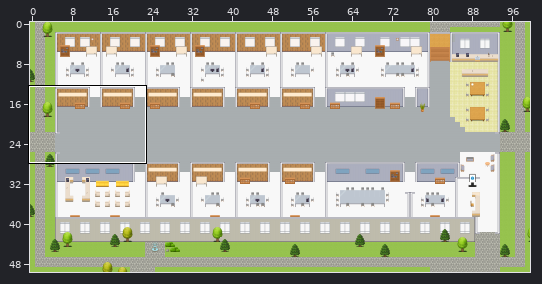
Tiled map (JSON), stored at maps/PH-Customer-Engagement-Platform-Digital-Engagement.tmj. The first picture is a wide view before the edit; the outline marks the close-up.
Close-up. First the earlier version:
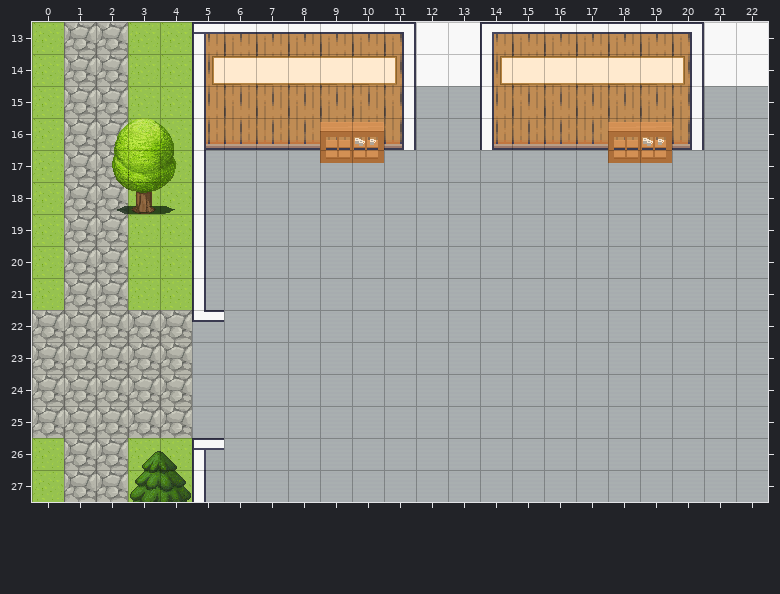
Cells are 32x32 px. Shown: x 0..22, y 13..27. The commit also changed other parts of the map, which this record leaves out.
New version:
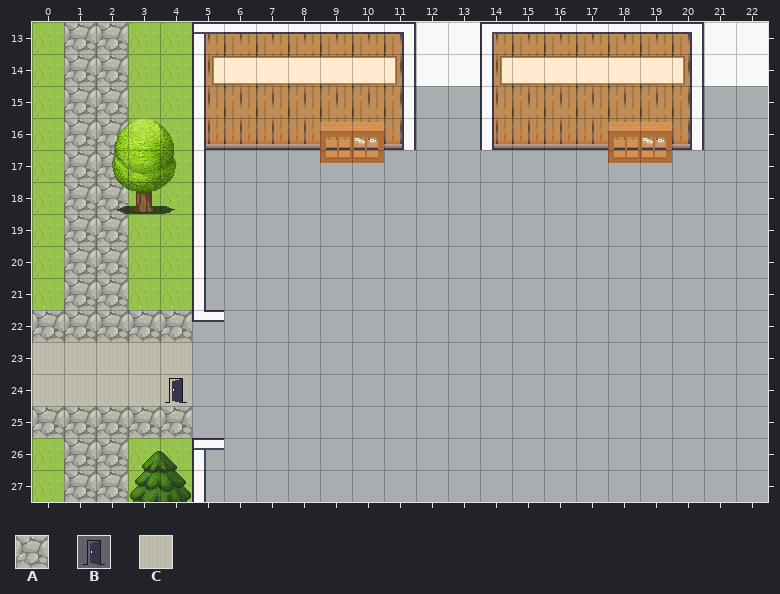
Key: from "Exterior": A 638; from "User_Zones": B 65; from "room2": C 328.
_ is an empty cell, . an unchanged one.
What changed:
--- layer "outside"
@@ x 0..4 @@
-23 AAAAA
-24 AAAAA
+23 CCCCC
+24 CCCCC
--- layer "zones"
@@ x 4..4 @@
-24 _
+24 B
